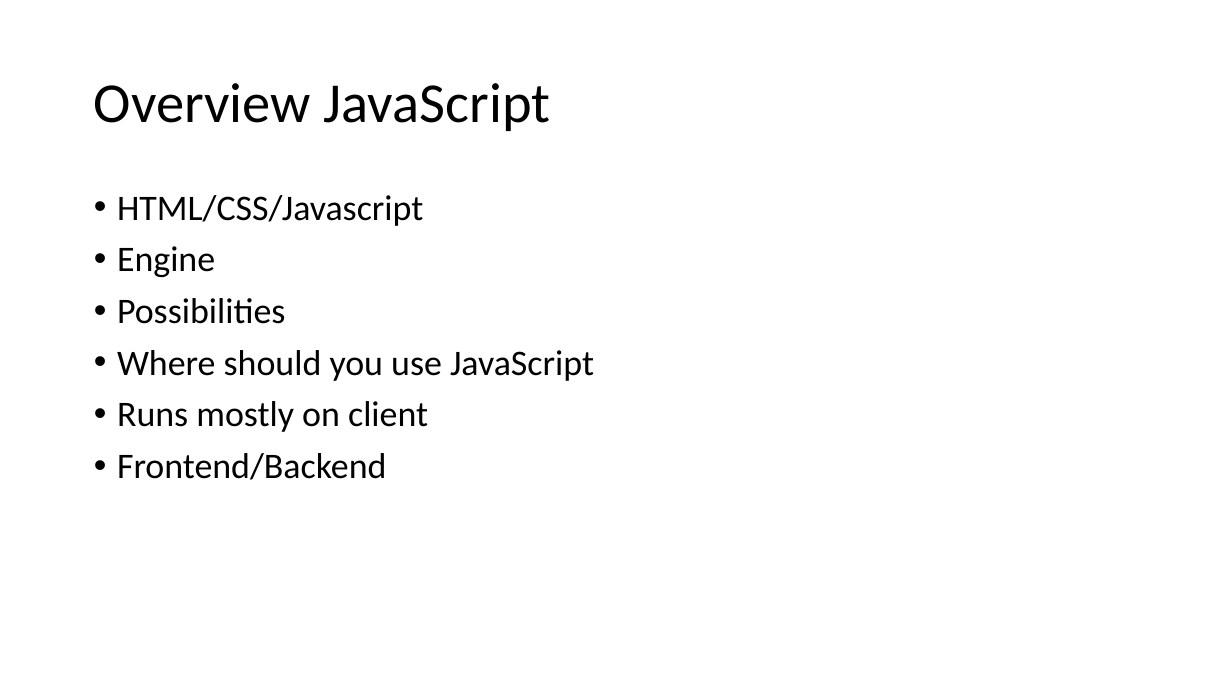
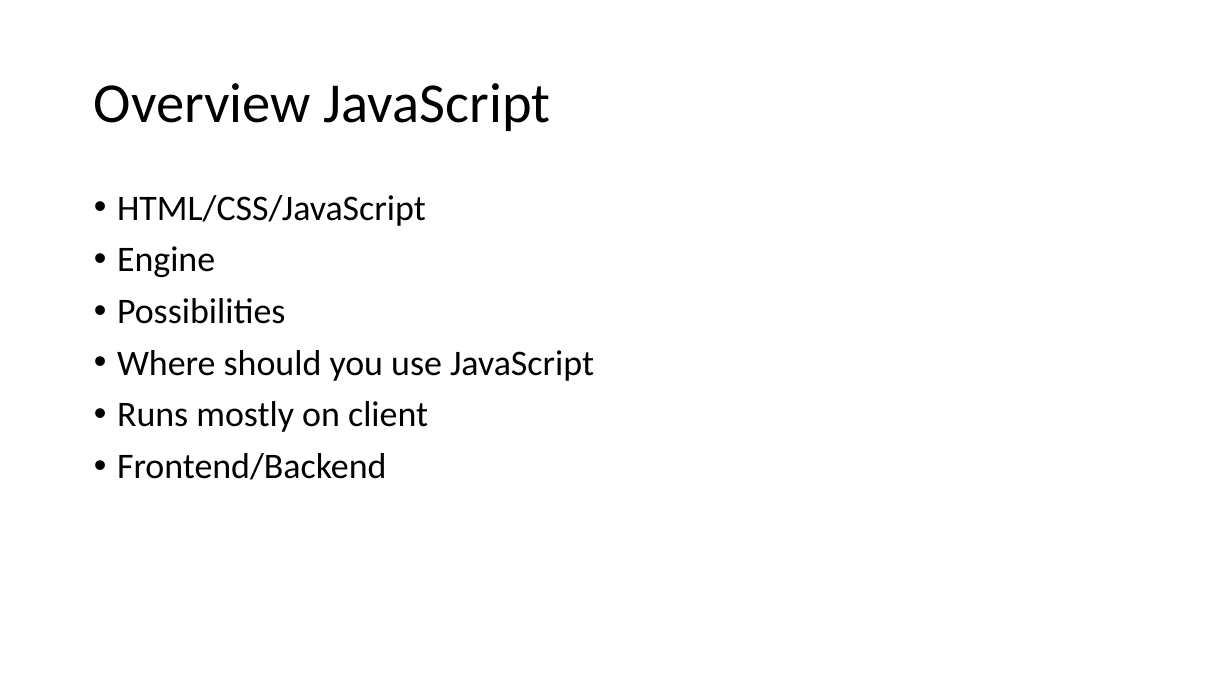
Before and after one commit to martiph/JSTraining_ICT-Campus, a slide deck: slide 2 of JSTraining.pptx. Drawn at 1232x693 pixels with LibreOffice and Linux fonts; fonts in the diff are those of the drawing. Boxes give left, top, right and bottom in pixels: in the first picture for what was removed or moved away, otherwise in the second. Text is boxed around its words. In the diff, an @@ line names an element or a change of style, - is before the commit and + after.

```diff
--- a/JSTraining.pptx
+++ b/JSTraining.pptx
@@ text at box(117, 195, 426, 226): text changed @@
-• HTML/CSS/Javascript
+• HTML/CSS/JavaScript
```
Also in this commit, not shown: 1 other slide changed, 2 other files.
